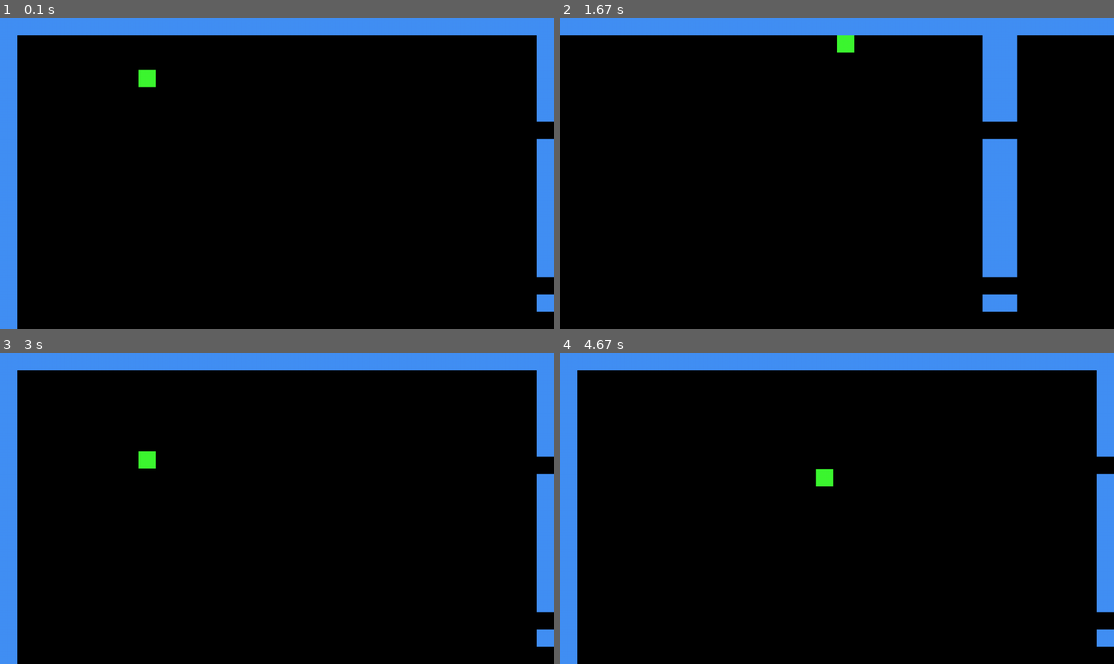
Above: before the commit, frames 1-4 (two rows, left to right).
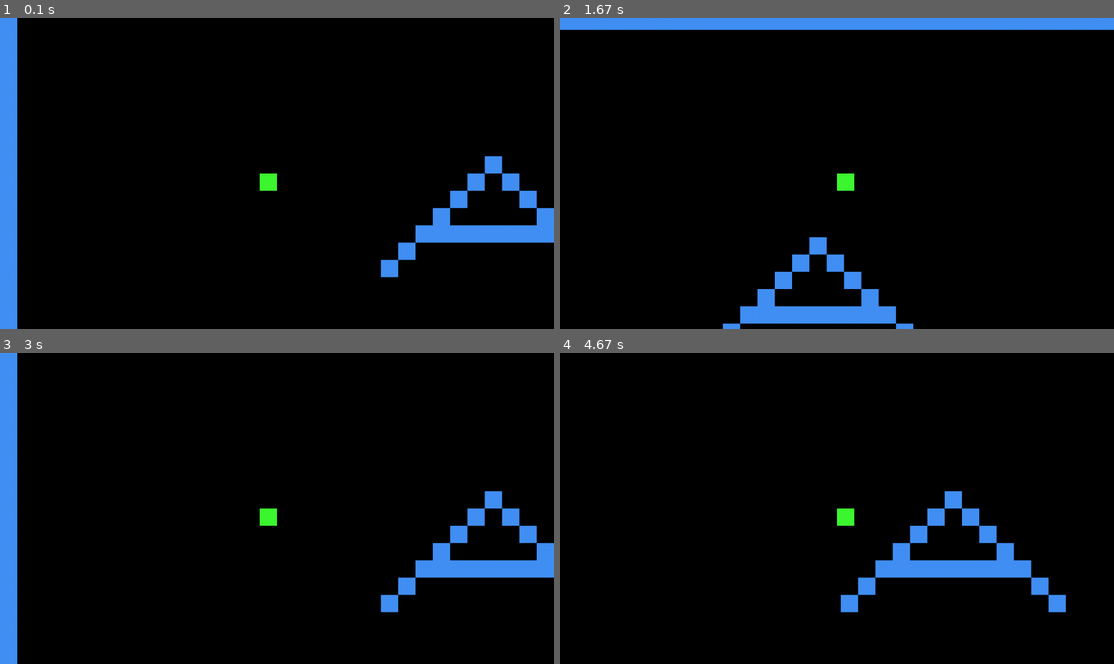
Above: after the commit, the same moments.

Repository: bly852/ICS3U1
Game: pygame game, started from (19.12.06) Culminating/game.py
Same seed, same stepped clock (60 frames per second), same inputs: the game is played once before the commit and once after it.
Inputs:
- Up to frame 1 (0.1 s): no input
- Up to frame 2 (1.67 s): hold D 0.33-0.8 s; hold W 0.83-1.13 s; hold D 1.17-1.63 s
- Up to frame 3 (3 s): hold A 1.67-2.2 s; hold S 2.23-2.53 s; hold A 2.57-2.97 s
- Up to frame 4 (4.67 s): hold W 3-3.37 s; hold D 3.4-4.03 s; hold S 4.07-4.43 s; hold A from 4.47 s (still down)

The runs differ from the first frame. In frame 1, 11% of the frame differs, in the area x 3-100%, y 0-95%; in frame 2, 10%; in frame 3, 11%; in frame 4, 15%, in the area x 0-100%, y 0-100%.

Commit message:
Added Cairo Map

Diff:
--- a/(19.12.06) Culminating/game.py
+++ b/(19.12.06) Culminating/game.py
@@ -20,7 +20,6 @@
         self.screen = pygame.display.set_mode((width, height))
         pygame.display.set_caption(title)
         self.fpsClock = pygame.time.Clock()
-        pygame.key.set_repeat(1, 50)
         self.data_loader()
 
     def data_loader(self):
@@ -88,6 +87,7 @@
         # game over screen
         pass
 
+
 game = Game()
 game.show_start_screen()
 while True:
--- a/(19.12.06) Culminating/maps/biggerMap.txt
+++ b/(19.12.06) Culminating/maps/biggerMap.txt
@@ -1,36 +1,32 @@
-XXXXXXXXXXXXXXXXXXXXXXXXXXXXXXXXXXXXXXXXXXXXXXXXXXXXXXXXXXXXXXXX
-X..............................XX..............................X
-X..............................XX..............................X
-X.......S......................XX..............................X
-X..............................XX..............................X
-X..............................XX..............................X
-X..............................................................X
-X..............................XX..............................X
-X..............................XX..............................X
-X..............................XX..............................X
-X..............................XX..............................X
-X..............................XX..............................X
-X..............................XX..............................X
-X..............................XX..............................X
-X..............................XX..............................X
-X..............................................................X
-X..............................XX..............................X
-X..............................................................X
-X..............................................................X
-X..............................XX..............................X
-X..............................................................X
-X..............................................................X
-X..............................................................X
-X..............................................................X
-X..............................XX..............................X
-X..............................XX..............................X
-X..............................XX..............................X
-X..............................XX..............................X
-X..............................XX..............................X
-X..............................................................X
-X..............................................................X
-X..............................................................X
-X..............................................................X
-X..............................................................X
-X..............................................................X
-XXXXXXXXXXXXXXXXXXXXXXXXXXXXXXXXXXXXXXXXXXXXXXXXXXXXXXXXXXXXXXXX
+XXXXXXXXXXXXXXXXXXXXXXXXXXXXXXXXXXXXXXXXXXXXXXXXXXXXXXXXXXXXXXX
+X.............................................................X
+X.............................................................X
+X.............................................................X
+X.............................................................X
+X.............................................................X
+X.............................................................X
+X.............................................................X
+X.............................................................X
+X.............................................................X
+X.............................................................X
+X.............................................................X
+X.............................................................X
+X...........................X.................................X
+X..............S...........X.X................................X
+X.........................X...X...............................X
+X........................X.....X..............................X
+X.......................XXXXXXXXX.............................X
+X......................X.........X............................X
+X.....................X...........X...........................X
+X.............................................................X
+X.............................................................X
+X.............................................................X
+X.............................................................X
+X.............................................................X
+X.............................................................X
+X.............................................................X
+X.............................................................X
+X.............................................................X
+X.............................................................X
+X.............................................................X
+XXXXXXXXXXXXXXXXXXXXXXXXXXXXXXXXXXXXXXXXXXXXXXXXXXXXXXXXXXXXXXX
--- /dev/null
+++ b/(19.12.06) Culminating/maps/cairosMap.txt
@@ -0,0 +1,32 @@
+XXXXXXXXXXXXXXXXXXXXXXXXXXXXXXXXXXXXXXXXXXXXXXXXXXXXXXXXXXXXXXX
+XS............................................................X
+X.......XXX.........X.......XXXXXXX.XXXX.....XXX..............X
+X......X...........X.X.........X....X...X...X...X.............X
+X.....X...........X...X........X....X....X.X.....X............X
+X....X...........X.....X.......X....X...X..X.....X............X
+X.....X.........XXXXXXXXX......X....XXX....X.....X............X
+X......X.......X.........X.....X....X..X....X...X.............X
+X.......XXX...X...........X.XXXXXXX.X...X....XXX..............X
+X.............................................................X
+X.............................................................X
+X...........................X.................................X
+X..........................X.X................................X
+X.........................X...X...............................X
+X........................X.....X..............................X
+X.......................XXXXXXXXX.............................X
+X......................X.........X............................X
+X.....................X...........X...........................X
+X.............................................................X
+X.............................................................X
+X.............................................................X
+X..XXX..XXXXXXX.XXXXXX.....XX..X.....X........................X
+X..X..X....X......X......X.....X.....X........................X
+X..X..X....X......X.....X......X.....X........................X
+X..XXX.....X......X....X.......XXXXXXX........................X
+X..X..X....X......X.....X......X.....X........................X
+X..X..X....X......X......X.....X.....X........................X
+X..XXX..XXXXXXX...X.......XX...X.....X........................X
+X.............................................................X
+X.............................................................X
+X.............................................................X
+XXXXXXXXXXXXXXXXXXXXXXXXXXXXXXXXXXXXXXXXXXXXXXXXXXXXXXXXXXXXXXX
